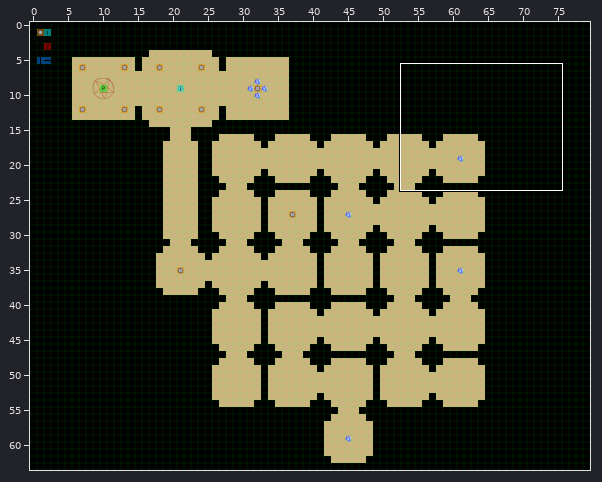
Two states of a Tiled map (JSON), assets/maps/chap3.json. Above, an overview of the earlier version with the close-up marked.
Close-up. Earlier state:
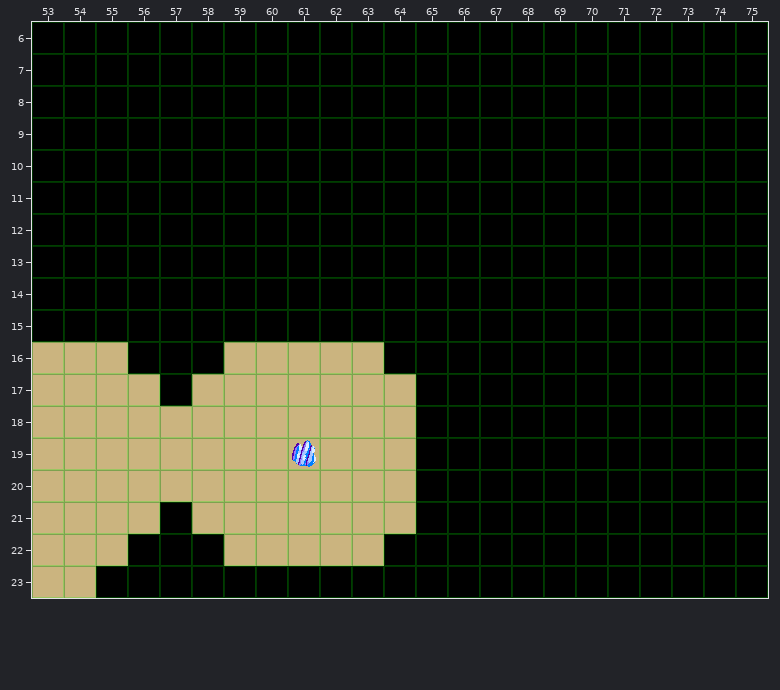
Cells are 32x32 px. Shown: x 53..75, y 6..23. The commit also changed other parts of the map, which this record leaves out.
After the commit:
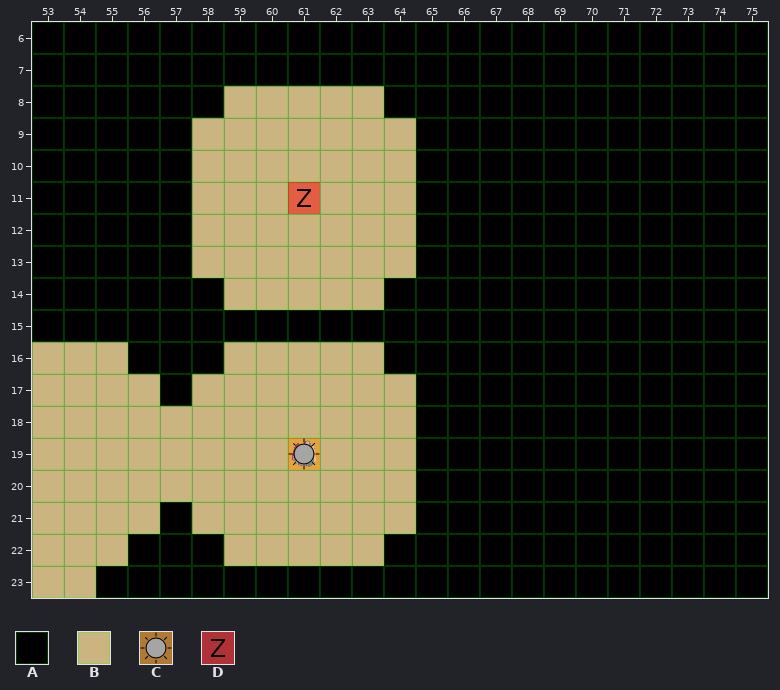
Key: from "basic": A 0, B 1; from "items": C 0, D 2.
_ is an empty cell.
Objects are placed by their top-left corner, in cells (3,4 is the top-left corner of cell 3,4); size is 1x1 cell unless given.
Tiles replaced or removed in this view: A.
Change:
Changed rows in their new state; . is an unchanged cell.
Layer "map":
first column x 58:
 8 .BBBBB.
 9 BBBBBBB
10 BBBBBBB
11 BBBBBBB
12 BBBBBBB
13 BBBBBBB
14 .BBBBB.
Layer "doods":
added: D "Zombie" at 61,11
Layer "lights":
added: C "flameLight" at 61,19
Where, in picture pixels (left, top, right, bottom), the same in both close-ups:
changed: (192, 86, 416, 310)
added: (288, 438, 320, 470)
